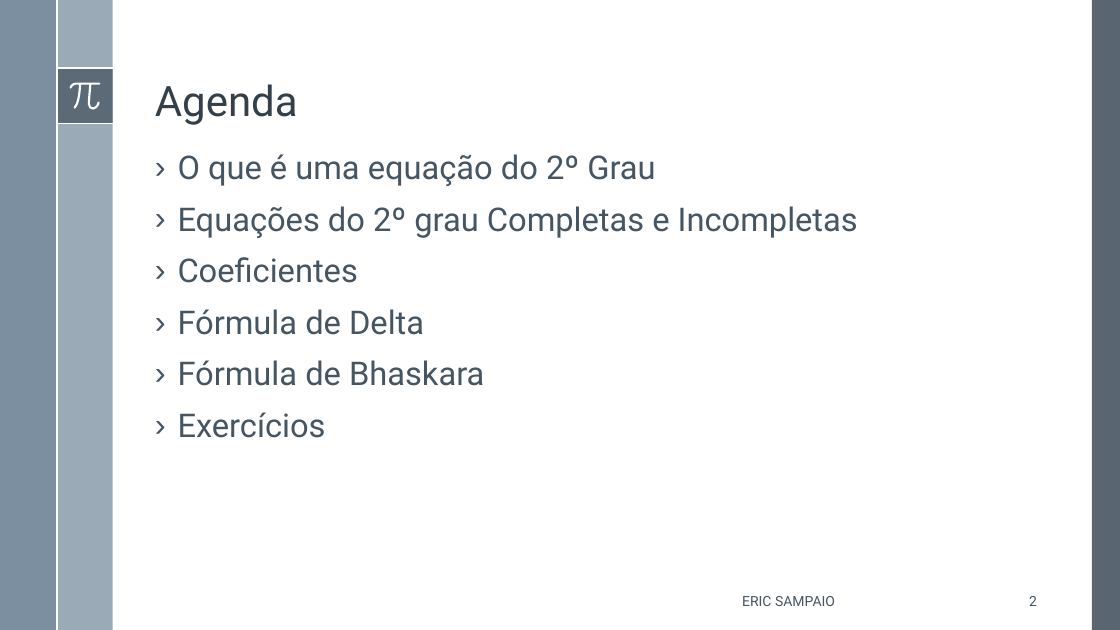
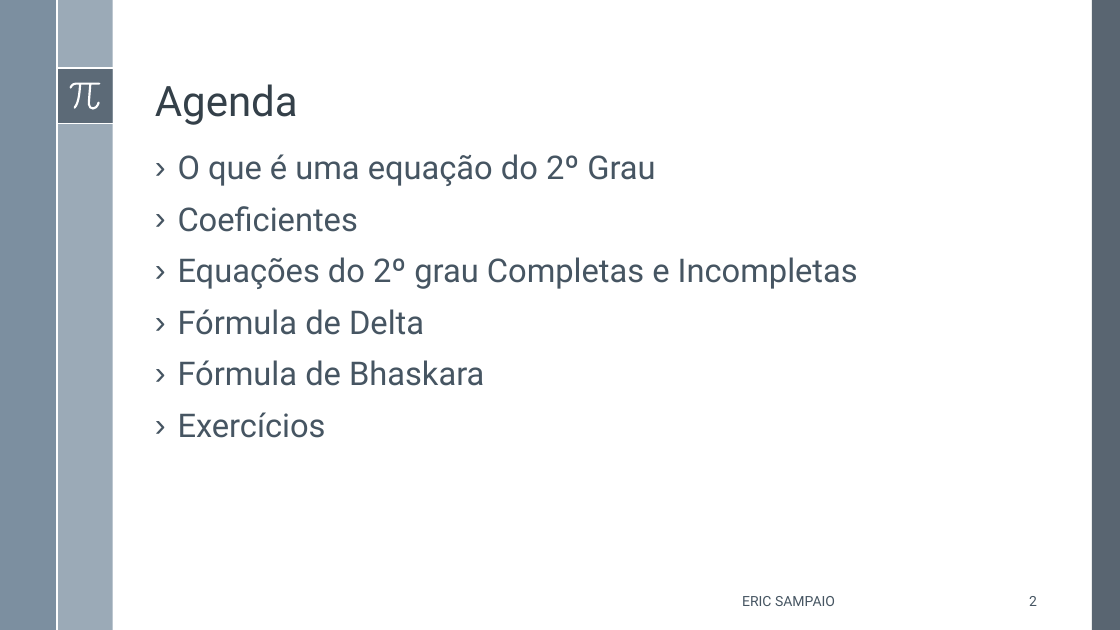
Before and after one commit to Erickgtn/ericsampaio.com.br, a slide deck: slide 2 of SlidesPublicação/Equação do 2º Grau.pptx. Drawn at 1120x630 pixels with LibreOffice and Linux fonts; fonts in the diff are those of the drawing. Boxes give left, top, right and bottom in pixels: in the first picture for what was removed or moved away, otherwise in the second. Text is boxed around its words. In the diff, an @@ line names an element or a change of style, - is before the commit and + after.

```diff
--- a/SlidesPublicação/Equação do 2º Grau.pptx
+++ b/SlidesPublicação/Equação do 2º Grau.pptx
@@ text at bbox=[178, 206, 358, 232]: paragraph added @@
+› Coeficientes
@@ text at bbox=[178, 257, 358, 283]: paragraph removed @@
-› Coeficientes
```
Also in this commit, not shown: 9 other slides changed, 2 slides added, 1 slide removed, 1 other file.
